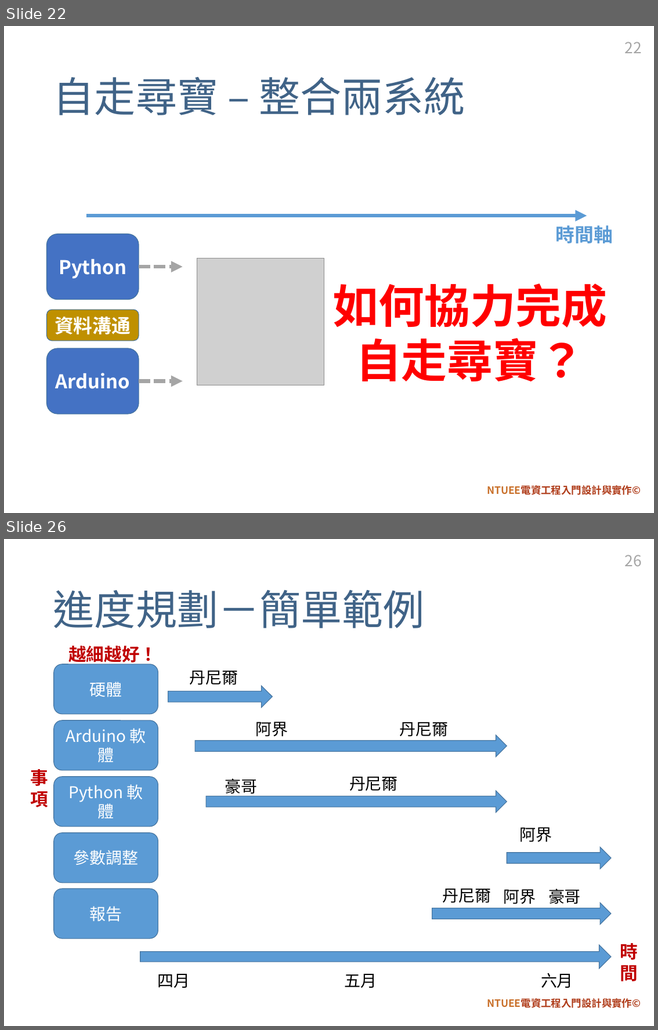
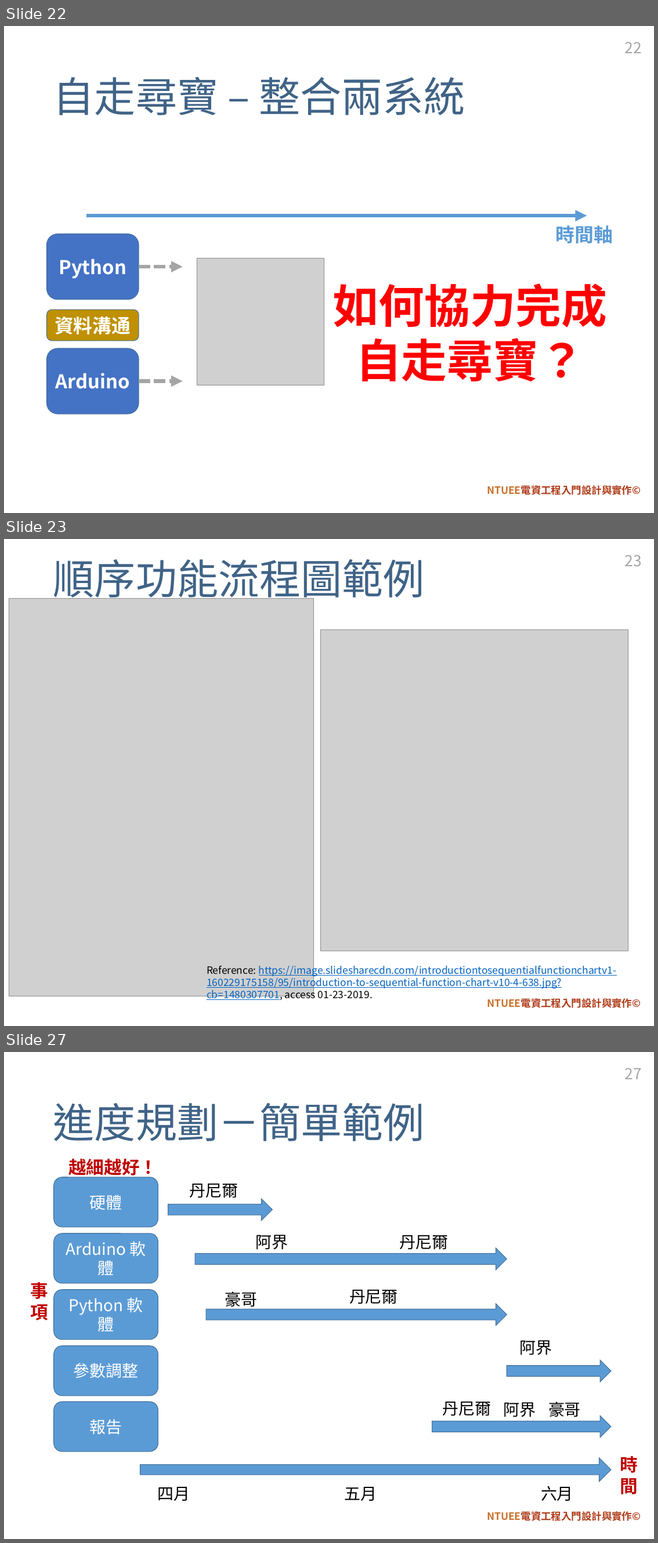
Before and after one commit to HowardChao/Creative-Cornerstone-Course-Design-for-ICT-and-Engineering-Education, a slide deck: 107_slides/第六週尋寶自走車.pptx. Shown one above the other, each under a label of ours: slides 22 and 26 before the commit, slides 22, 23 and 27 after it; the slides between them are not shown. The pictures are 658x1030 and 658x1543 pixels, drawn with LibreOffice and Linux fonts; fonts in the diff are those of the drawing; grey boxes stand for pictures; background and template pictures are left out. Boxes give left, top, right and bottom in pixels: in the first picture for what was removed or moved away, otherwise in the second. Text is boxed around its words. In the diff, an @@ line names an element or a change of style, - is before the commit and + after.

Commit message:
Add an example about SFC (Sequential Function Chart) in W6 slide.

```diff
--- a/107_slides/第六週尋寶自走車.pptx
+++ b/107_slides/第六週尋寶自走車.pptx
@@ slide 23 added at bbox=[4, 539, 654, 1026], background #FFFFFF; not listed: 1 template element that a slide beside it also shows @@
@@ page number added at bbox=[625, 555, 641, 566], 24 pt, text #A5A5A5 @@
+23
@@ title added at bbox=[53, 559, 424, 605], 65 pt, text #406387 @@
+順序功能流程圖範例
@@ picture added at bbox=[9, 598, 313, 996] @@
@@ picture added at bbox=[320, 630, 628, 951] @@
@@ text added at bbox=[206, 964, 616, 1001], 16 pt, text #0563C1, underline @@
+  Reference: https://image.slidesharecdn.com/introductiontosequentialfunctionchartv1-160229175158/95/introduction-to-sequential-function-chart-v10-4-638.jpg?cb=1480307701, access 01-23-2019.
@@ what was slide 26 is now slide 27 @@
@@ page number at bbox=[625, 1068, 641, 1079]: text changed @@
-26
+27
```
Also in this commit, not shown: 3 slides changed.
